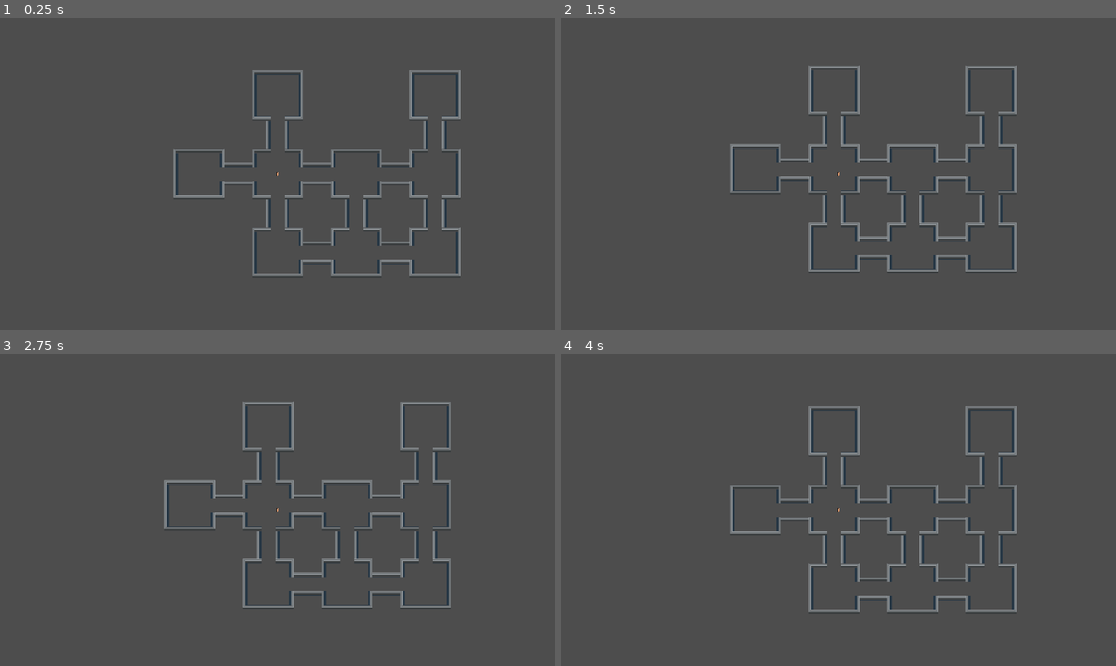
Above: before the commit, frames 1-4 (two rows, left to right).
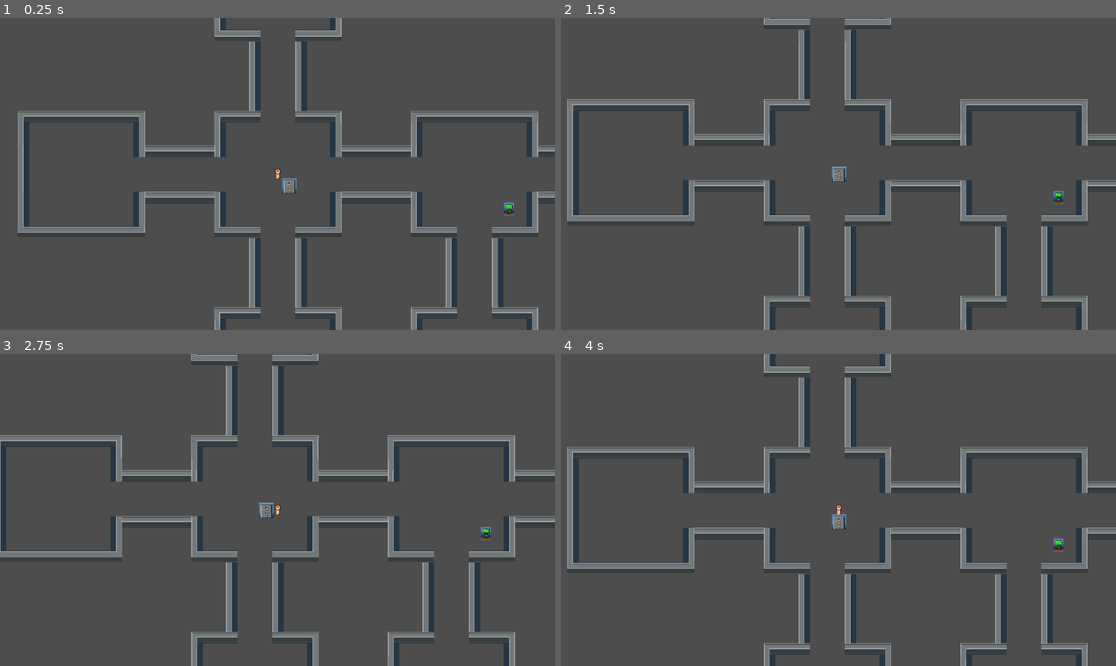
Above: after the commit, the same moments.

Repository: josanescod/tfg-roguelike
Game: Godot game, scene res://Scenes/world.tscn
Same seed, same stepped clock (60 frames per second), same inputs: the game is played once before the commit and once after it.
Inputs:
- Up to frame 1 (0.25 s): no input
- Up to frame 2 (1.5 s): tap Enter at 0.5 s; hold D (move_right) 0.53-1.28 s; tap Space at 1.25 s; hold S (move_down) from 1.28 s (still down)
- Up to frame 3 (2.75 s): tap Enter at 2 s; release S (move_down) at 2.03 s; hold D (move_right) from 2.03 s (still down)
- Up to frame 4 (4 s): tap Space at 2.75 s; release D (move_right) at 2.78 s; hold W (move_up) 2.78-3.53 s; tap Enter at 3.5 s; hold A (move_left) from 3.53 s (still down)

The runs differ from the first frame. In frame 1, 13% of the frame differs, in the area x 3-100%, y 0-100%; in frame 2, 14%; in frame 3, 15%, in the area x 0-100%, y 0-100%; in frame 4, 13%.

Commit message:
Instantiate door and key nodes in random rooms

Diff:
--- /dev/null
+++ b/Nodes/door.tscn
@@ -0,0 +1,21 @@
+[gd_scene load_steps=4 format=3 uid="uid://c5wxwxml76ocn"]
+
+[ext_resource type="Script" path="res://Scripts/door.gd" id="1_uxtxp"]
+[ext_resource type="Texture2D" uid="uid://plnamgo1vblv" path="res://Assets/Spritesheet.png" id="2_smbgb"]
+
+[sub_resource type="RectangleShape2D" id="RectangleShape2D_731ya"]
+size = Vector2(58, 63)
+
+[node name="Door" type="Area2D"]
+script = ExtResource("1_uxtxp")
+
+[node name="Sprite2D" type="Sprite2D" parent="."]
+texture = ExtResource("2_smbgb")
+region_enabled = true
+region_rect = Rect2(1218, 576.5, 61, 65)
+
+[node name="CollisionShape2D" type="CollisionShape2D" parent="."]
+position = Vector2(3, 0.5)
+shape = SubResource("RectangleShape2D_731ya")
+
+[connection signal="body_entered" from="." to="." method="_on_body_entered"]
--- /dev/null
+++ b/Nodes/key.tscn
@@ -0,0 +1,21 @@
+[gd_scene load_steps=4 format=3 uid="uid://carl2yxq0mmt7"]
+
+[ext_resource type="Script" path="res://Scripts/key.gd" id="1_56g3k"]
+[ext_resource type="Texture2D" uid="uid://plnamgo1vblv" path="res://Assets/Spritesheet.png" id="1_h32d8"]
+
+[sub_resource type="RectangleShape2D" id="RectangleShape2D_qs1eh"]
+size = Vector2(39, 58)
+
+[node name="Key" type="Area2D"]
+script = ExtResource("1_56g3k")
+
+[node name="Sprite2D" type="Sprite2D" parent="."]
+texture = ExtResource("1_h32d8")
+region_enabled = true
+region_rect = Rect2(970, 597.5, 42, 57)
+
+[node name="CollisionShape2D" type="CollisionShape2D" parent="."]
+position = Vector2(0.5, 0)
+shape = SubResource("RectangleShape2D_qs1eh")
+
+[connection signal="body_entered" from="." to="." method="_on_body_entered"]
--- a/Scenes/world.tscn
+++ b/Scenes/world.tscn
@@ -9,7 +9,7 @@
 
 [node name="World" type="Node2D"]
 
-[node name="Player" type="CharacterBody2D" parent="."]
+[node name="Player" type="CharacterBody2D" parent="." groups=["Player"]]
 position = Vector2(72, 72)
 script = ExtResource("2_c420u")
 
@@ -25,7 +25,7 @@
 shape = SubResource("RectangleShape2D_b0ylf")
 
 [node name="Camera2D" type="Camera2D" parent="Player"]
-zoom = Vector2(0.2, 0.2)
+zoom = Vector2(0.5, 0.5)
 
 [node name="RoomBuilder" type="Node" parent="."]
 script = ExtResource("4_sw0u1")
--- /dev/null
+++ b/Scripts/door.gd
@@ -0,0 +1,9 @@
+extends Area2D
+
+
+func _on_body_entered(body):
+	if body.is_in_group("Player"):
+		if body.has_key:
+			print("You are free!")
+		else:
+			print("Door is closed.")
--- /dev/null
+++ b/Scripts/key.gd
@@ -0,0 +1,8 @@
+extends Area2D
+
+
+func _on_body_entered(body):
+	if body.is_in_group("Player"):
+		body.has_key = true
+		print("You found the key!")
+		queue_free()
--- a/Scripts/player.gd
+++ b/Scripts/player.gd
@@ -1,4 +1,7 @@
 extends CharacterBody2D
+
+# initial condition Player has not the key
+var has_key : bool = false
 
 # Main function to be executed in each physics frame
 func _physics_process(_delta):
--- a/Scripts/room_builder.gd
+++ b/Scripts/room_builder.gd
@@ -1,6 +1,8 @@
 extends Node
 
 @onready var room_scene : PackedScene = load("res://Nodes/room.tscn")
+@onready var door_scene : PackedScene = load("res://Nodes/door.tscn")
+@onready var key_scene : PackedScene = load("res://Nodes/key.tscn")
 
 var ship_width : int = 7
 var ship_heigth : int = 7
@@ -46,6 +48,9 @@
 
 	instantiate_rooms()
 	$"../Player".global_position = (initial_room_position * 816) + Vector2(262, 262)
+	# test key and door
+	instantiate_end_door()
+	instantiate_key()
 
 # Ramdom Walk
 func generate_random_walk() -> void:
@@ -115,7 +120,6 @@
 
 	print(preview)
 
-
 func instantiate_rooms() -> void:
 	if rooms_instantiated:
 		return
@@ -141,3 +145,22 @@
 
 			$"..".call_deferred("add_child", room)
 			room_nodes.append(room)
+
+func instantiate_end_door() -> void:
+		# end_door in the room
+	var door = door_scene.instantiate()
+	var player_position = $"../Player".global_position
+	door.global_position = player_position + Vector2(50, 50)
+	$"..".call_deferred("add_child", door)
+
+func instantiate_key() -> void:
+	var available_rooms = []
+	for x in range(ship_heigth):
+		for y in range(ship_heigth):
+			if ship_map[x][y]:
+				available_rooms.append(Vector2(x,y))
+	if available_rooms.size() > 0:
+		var random_room_position = available_rooms[randi() % available_rooms.size()]
+		var key = key_scene.instantiate()
+		key.global_position = random_room_position * 816 + Vector2(408, 408)
+		$"..".call_deferred("add_child", key)
